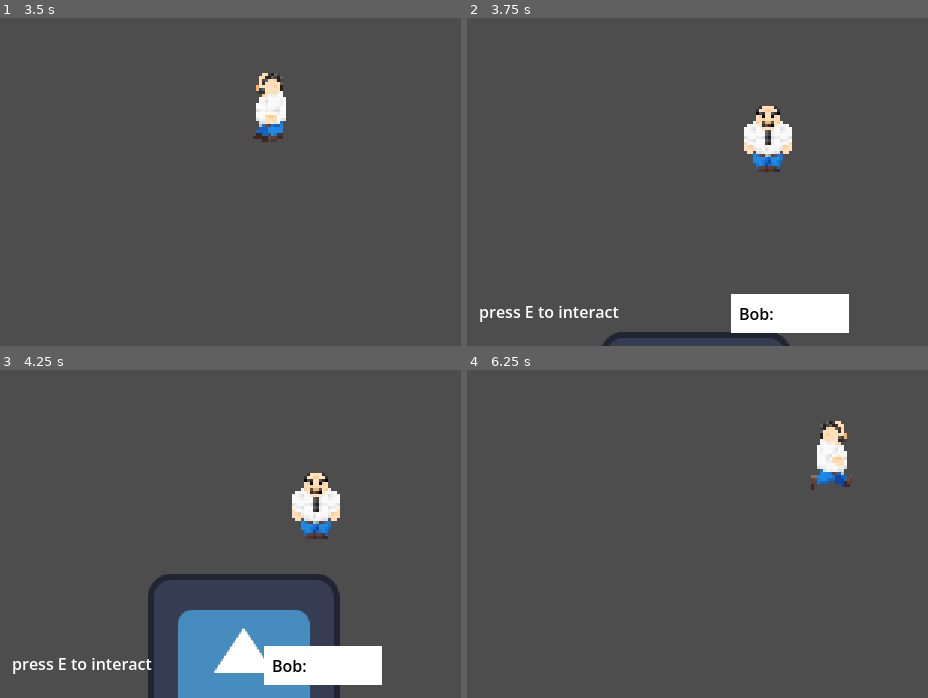
Above: before the commit, frames 1-4 (two rows, left to right).
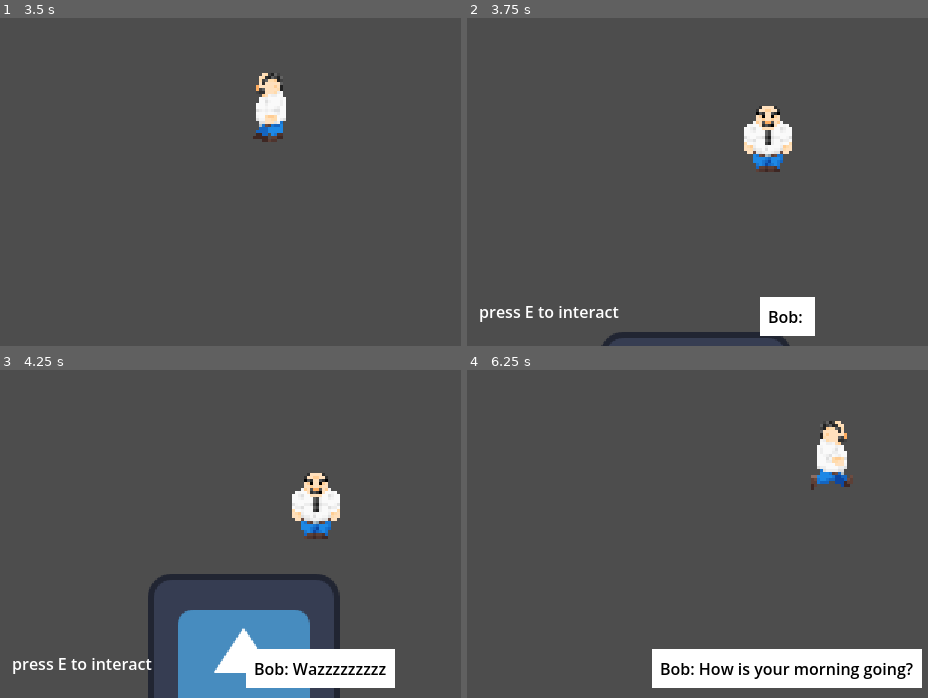
Above: after the commit, the same moments.

Repository: ShlimerAFK/GameJam
Game: Godot game, scene res://scenes/scene_1.tscn
Same seed, same stepped clock (60 frames per second), same inputs: the game is played once before the commit and once after it. The engine's default icon, where the game draws it, is replaced by a stand-in: a white triangle on a blue panel in a dark square.
Inputs:
- Up to frame 1 (3.5 s): tap Enter (ui_accept) at 0.5, 0.77, 1.07, 1.52, 1.82, 3.02, 3.32 s; hold W (up) 0.53-2.03 s; tap E (interact) at 0.6 s; tap 1 (1, bound only after the commit) at 0.8, 1.35 s; tap 2 (2, bound only after the commit) at 1.55, 2.1 s; hold A (left) from 2.03 s (still down); tap 3 (3, bound only after the commit) at 2.3, 2.85 s; tap 4 (4, bound only after the commit) at 3.05 s
- Up to frame 2 (3.75 s): tap E (interact) at 3.5 s; release A (left) at 3.53 s; hold S (down) from 3.53 s (still down); tap 4 (4, bound only after the commit) at 3.6 s
- Up to frame 3 (4.25 s): keep holding S (down); tap Enter (ui_accept) at 3.77, 4.07 s; tap 5 (5, bound only after the commit) at 3.8 s
- Up to frame 4 (6.25 s): tap E (interact) at 4.25, 5, 6.05 s; release S (down) at 4.28 s; hold D (right) 4.28-5.03 s; tap 5 (5, bound only after the commit) at 4.35 s; tap Enter (ui_accept) at 4.52, 4.82, 5.3, 5.85, 6.02 s; tap Space (scroll_dialog, bound only after the commit) at 4.55, 5.1 s; hold W (up) 5.03-5.78 s; hold D (right) from 5.78 s (still down)

Frame 1 is identical in both runs. In frame 2, 2.0% of the frame differs, in the area x 57-83%, y 84-97%; in frame 3, 1.6%; in frame 4, 6.8%, in the area x 40-99%, y 85-97%.

Commit message:
Bult the dialog system

Diff:
--- a/data/dialog.json
+++ b/data/dialog.json
@@ -4,19 +4,79 @@
 		{
 			"speaker": "Bob",
 			"text" : "Wazzzzzzzzzaaaaaaa"
-
 		},
 
 		{
 			"speaker": "Bob",
 			"text" : "What is poping yoooo"
-
 		},
 		{
 			"speaker": "Bob",
 			"text" : "How is your morning going?"
+		},
+		{
+			"speaker": "You",
+			"options" : [
+				{
+					"text" : "Hello",
+					"dialog" : "dialog_2"
+				},
+				{
+					"text" : "What is up",
+					"dialog" : "dialog_3"
+				},
+				{
+					"text" : "Good morning",
+					"dialog" : "dialog_4"
+				},
+				{
+					"text" : "Bye",
+					"dialog" : "dialog_5"
+				}
 
+			]
+		}
+	],
+
+	"dialog_2": [
+		{
+			"speaker": "Bob",
+			"text" : "Hello"
+		}
+
+	],
+
+	"dialog_3": [
+		{
+			"speaker": "Bob",
+			"text" : "Nothing much"
 		},
+
+		{
+			"speaker": "Bob",
+			"text" : "How about you?"
+		}
+
+	],
+
+	"dialog_4": [
+		{
+			"speaker": "Bob",
+			"text" : "Good morning"
+		},
+
+		{
+			"speaker": "Bob",
+			"text" : "How hos your morning been"
+		}
+
+	],
+
+	"dialog_5": [
+		{
+			"speaker": "Bob",
+			"text" : "Bye bye"
+		}
 
 	]
 
--- a/project.godot
+++ b/project.godot
@@ -35,21 +35,25 @@
 up={
 "deadzone": 0.2,
 "events": [Object(InputEventKey,"resource_local_to_scene":false,"resource_name":"","device":16,"window_id":0,"alt_press …(190 unchanged characters)…
+, Object(InputEventKey,"resource_local_to_scene":false,"resource_name":"","device":16,"window_id":0,"alt_pressed":false,"shift_pressed":false,"ctrl_pressed":false,"meta_pressed":false,"pressed":false,"keycode":0,"physical_keycode":4194320,"key_label":0,"unicode":0,"location":0,"echo":false,"script":null)
 ]
 }
 down={
 "deadzone": 0.2,
 "events": [Object(InputEventKey,"resource_local_to_scene":false,"resource_name":"","device":16,"window_id":0,"alt_press …(190 unchanged characters)…
+, Object(InputEventKey,"resource_local_to_scene":false,"resource_name":"","device":16,"window_id":0,"alt_pressed":false,"shift_pressed":false,"ctrl_pressed":false,"meta_pressed":false,"pressed":false,"keycode":0,"physical_keycode":4194322,"key_label":0,"unicode":0,"location":0,"echo":false,"script":null)
 ]
 }
 left={
 "deadzone": 0.2,
 "events": [Object(InputEventKey,"resource_local_to_scene":false,"resource_name":"","device":16,"window_id":0,"alt_press …(190 unchanged characters)…
+, Object(InputEventKey,"resource_local_to_scene":false,"resource_name":"","device":16,"window_id":0,"alt_pressed":false,"shift_pressed":false,"ctrl_pressed":false,"meta_pressed":false,"pressed":false,"keycode":0,"physical_keycode":4194319,"key_label":0,"unicode":0,"location":0,"echo":false,"script":null)
 ]
 }
 right={
 "deadzone": 0.2,
 "events": [Object(InputEventKey,"resource_local_to_scene":false,"resource_name":"","device":16,"window_id":0,"alt_press …(190 unchanged characters)…
+, Object(InputEventKey,"resource_local_to_scene":false,"resource_name":"","device":16,"window_id":0,"alt_pressed":false,"shift_pressed":false,"ctrl_pressed":false,"meta_pressed":false,"pressed":false,"keycode":0,"physical_keycode":4194321,"key_label":0,"unicode":0,"location":0,"echo":false,"script":null)
 ]
 }
 interact={
@@ -62,6 +66,36 @@
 "events": [Object(InputEventKey,"resource_local_to_scene":false,"resource_name":"","device":16,"window_id":0,"alt_press …(195 unchanged characters)…
 ]
 }
+1={
+"deadzone": 0.2,
+"events": [Object(InputEventKey,"resource_local_to_scene":false,"resource_name":"","device":16,"window_id":0,"alt_pressed":false,"shift_pressed":false,"ctrl_pressed":false,"meta_pressed":false,"pressed":false,"keycode":0,"physical_keycode":49,"key_label":0,"unicode":0,"location":0,"echo":false,"script":null)
+]
+}
+2={
+"deadzone": 0.2,
+"events": [Object(InputEventKey,"resource_local_to_scene":false,"resource_name":"","device":16,"window_id":0,"alt_pressed":false,"shift_pressed":false,"ctrl_pressed":false,"meta_pressed":false,"pressed":false,"keycode":0,"physical_keycode":50,"key_label":0,"unicode":0,"location":0,"echo":false,"script":null)
+]
+}
+3={
+"deadzone": 0.2,
+"events": [Object(InputEventKey,"resource_local_to_scene":false,"resource_name":"","device":16,"window_id":0,"alt_pressed":false,"shift_pressed":false,"ctrl_pressed":false,"meta_pressed":false,"pressed":false,"keycode":0,"physical_keycode":51,"key_label":0,"unicode":0,"location":0,"echo":false,"script":null)
+]
+}
+4={
+"deadzone": 0.2,
+"events": [Object(InputEventKey,"resource_local_to_scene":false,"resource_name":"","device":16,"window_id":0,"alt_pressed":false,"shift_pressed":false,"ctrl_pressed":false,"meta_pressed":false,"pressed":false,"keycode":0,"physical_keycode":52,"key_label":0,"unicode":0,"location":0,"echo":false,"script":null)
+]
+}
+5={
+"deadzone": 0.2,
+"events": [Object(InputEventKey,"resource_local_to_scene":false,"resource_name":"","device":16,"window_id":0,"alt_pressed":false,"shift_pressed":false,"ctrl_pressed":false,"meta_pressed":false,"pressed":false,"keycode":0,"physical_keycode":53,"key_label":0,"unicode":0,"location":0,"echo":false,"script":null)
+]
+}
+scroll_dialog={
+"deadzone": 0.2,
+"events": [Object(InputEventKey,"resource_local_to_scene":false,"resource_name":"","device":16,"window_id":0,"alt_pressed":false,"shift_pressed":false,"ctrl_pressed":false,"meta_pressed":false,"pressed":false,"keycode":0,"physical_keycode":32,"key_label":0,"unicode":0,"location":0,"echo":false,"script":null)
+]
+}
 
 [physics]
 
--- a/scripts/npc/basic_dialog.gd
+++ b/scripts/npc/basic_dialog.gd
@@ -1,4 +1,4 @@
-extends Node
+extends Control
 
 var file_path = "res://data/dialog.json"
 
@@ -6,28 +6,58 @@
 @onready var textbox: MarginContainer = $TextBox
 
 
-var count = 0
-var dialogues = []
+var count := 0
+var dialogues := []
 var tween: Tween = null
+var player_is_choosing := false
+var amout_of_choises := 0
 
 func start_dialog(dialog: String) -> void:
-	textbox.visible = true
+	if not textbox.visible:
+		textbox.visible = true
 
 	dialogues = read_json_data(file_path).get(dialog, [])
 	if dialogues.size() > 0:
-		print("playing text animation?")
 		play_text_animation()
+		count += 1
+
+	else:
+		textbox.visible = false
+
+func start_new_dialog(index: int):
+	player_is_choosing = false
+	var new_dialog = dialogues[count -1]["options"][index]["dialog"]
+	count = 0
+	start_dialog(new_dialog)
 
 func _process(delta: float) -> void:
 
-	if Input.is_action_just_pressed("ui_accept") and count < len(dialogues) - 1:
+	print(count)
+
+	if Input.is_action_just_pressed("scroll_dialog") and count < len(dialogues) and player_is_choosing == false:
+		play_text_animation()
 		count += 1
-		play_text_animation()
 
-	elif Input.is_action_just_pressed("ui_accept") and count == len(dialogues) - 1:
+	elif Input.is_action_just_pressed("1") and amout_of_choises >= 1 and player_is_choosing:
+		start_new_dialog(0)
+
+	elif Input.is_action_just_pressed("2") and amout_of_choises >= 2 and player_is_choosing:
+		start_new_dialog(1)
+
+	elif Input.is_action_just_pressed("3") and amout_of_choises >= 3 and player_is_choosing:
+		start_new_dialog(2)
+
+	elif Input.is_action_just_pressed("4") and amout_of_choises >= 4 and player_is_choosing:
+		start_new_dialog(3)
+
+	elif Input.is_action_just_pressed("5") and amout_of_choises >= 5 and player_is_choosing:
+		start_new_dialog(4)
+
+	elif Input.is_action_just_pressed("scroll_dialog") and count == len(dialogues) and player_is_choosing == false:
 		textbox.visible = false
 		Global.player_is_interacting = false
 		count = 0
+
 
 func read_json_data(filepath):
 
@@ -35,16 +65,45 @@
 	var data = file.get_as_text()
 	file.close()
 
-	var json = JSON.new()
+	var json := JSON.new()
 	if json.parse(data) != OK:
 		return{}
 	return json.get_data()
 
 func play_text_animation():
+	var text: String
 
 	if tween:
 		tween.kill()
-	dialog_lable.text = str(dialogues[count]["speaker"]) + ": " + str(dialogues[count]["text"])
+
+	if dialogues[count]["speaker"] == "you" or dialogues[count]["speaker"] == "You":
+		player_is_choosing = true
+		player_speaking(text)
+	else:
+		others_speaking(text)
+
+func others_speaking(text: String):
+	text = str(dialogues[count]["speaker"]) + ": " + str(dialogues[count]["text"])
+
+	dialog_lable.text = text
+	animate_lable()
+
+func player_speaking(text: String):
+	amout_of_choises = dialogues[count]["options"].size()
+
+	for i in range (amout_of_choises):
+		text += str(i +1) + ". "
+		text += str(dialogues[count]["options"][i]["text"])
+
+		if not i == dialogues[count]["options"].size() - 1:
+			text += "\n"
+
+	dialog_lable.text = text
+
+	animate_lable()
+
+
+func animate_lable():
 	dialog_lable.visible_ratio = 0
 	tween = get_tree().create_tween()
 	tween.tween_property(dialog_lable, "visible_ratio", 1, 1)
--- a/scripts/npc/npc_interact.gd
+++ b/scripts/npc/npc_interact.gd
@@ -1,4 +1,6 @@
 extends Interactable
+
+class_name NPC
 
 var dialog = "dialog_1"
 
--- a/scripts/player/walkState.gd
+++ b/scripts/player/walkState.gd
@@ -5,7 +5,6 @@
 
 
 func enter():
-	animation.play("walk")
 
 	animations = ["walk_down", "walk_up", "walk_side"]
 
--- a/thingies/dialog.tscn
+++ b/thingies/dialog.tscn
@@ -4,15 +4,35 @@
 
 [sub_resource type="CanvasTexture" id="CanvasTexture_jfv3o"]
 
-[node name="DialogNode" type="Node2D" unique_id=540160289]
+[node name="DialogNode" type="Control" unique_id=530113667]
+layout_mode = 3
+anchors_preset = 7
+anchor_left = 0.5
+anchor_top = 1.0
+anchor_right = 0.5
+anchor_bottom = 1.0
+offset_left = -320.0
+offset_top = -480.0
+offset_right = 320.0
+grow_horizontal = 2
+grow_vertical = 0
+size_flags_horizontal = 4
 script = ExtResource("1_l3d60")
 
 [node name="TextBox" type="MarginContainer" parent="." unique_id=197041775]
 visible = false
-offset_left = 264.0
-offset_top = 428.0
-offset_right = 382.0
-offset_bottom = 451.0
+layout_mode = 1
+anchors_preset = 7
+anchor_left = 0.5
+anchor_top = 1.0
+anchor_right = 0.5
+anchor_bottom = 1.0
+offset_left = -8.5
+offset_top = -49.0
+offset_right = 8.5
+offset_bottom = -10.0
+grow_horizontal = 2
+grow_vertical = 0
 
 [node name="NinePatchRect" type="NinePatchRect" parent="TextBox" unique_id=2018025404]
 layout_mode = 2
@@ -32,4 +52,5 @@
 [node name="Label" type="Label" parent="TextBox/MarginContainer" unique_id=646130311]
 layout_mode = 2
 theme_override_colors/font_color = Color(0, 0, 0, 1)
+horizontal_alignment = 1
 vertical_alignment = 1
Not shown, added: thingies/dialog.tscn150260303544.tmp
Not shown, added: thingies/dialog.tscn82306373907.tmp
Not shown, added: thingies/dialog.tscn85915893710.tmp
Not shown, added: thingies/dialog.tscn85923281572.tmp
